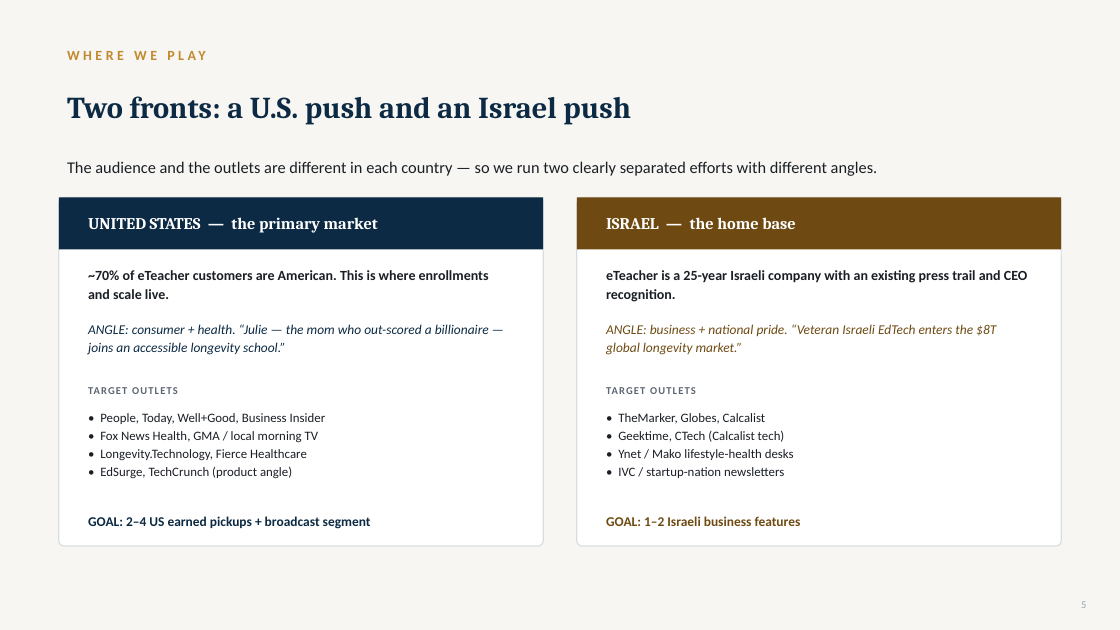
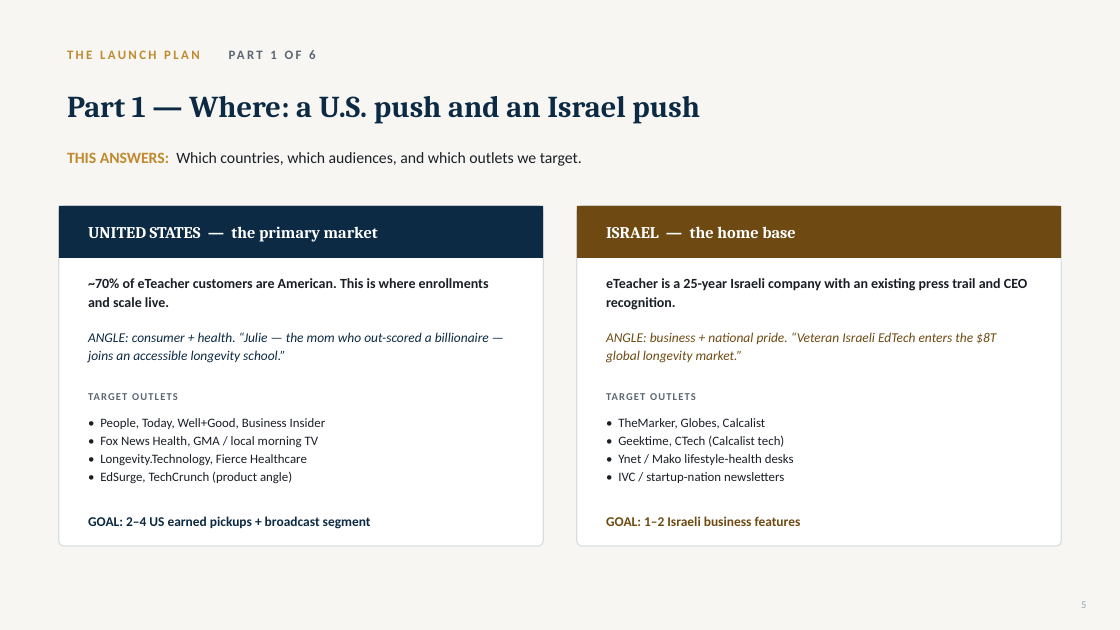
Before and after one commit to gitteromri-ux/eteacher-longevity-pr-campaign, a slide deck: slide 5 of eTeacher_Longevity_PR_Campaign.pptx. Drawn at 1120x630 pixels with LibreOffice and Linux fonts; fonts in the diff are those of the drawing. Boxes give left, top, right and bottom in pixels: in the first picture for what was removed or moved away, otherwise in the second. Text is boxed around its words. In the diff, an @@ line names an element or a change of style, - is before the commit and + after.

Commit message:
Rewrite opening plan into clear 6-part numbered narrative with MAP slide

```diff
--- a/eTeacher_Longevity_PR_Campaign.pptx
+++ b/eTeacher_Longevity_PR_Campaign.pptx
@@ text at (67, 50, 315, 59): text changed; size 12 to 11 pt @@
-WHERE WE PLAY
+THE LAUNCH PLAN PART 1 OF 6
@@ text at (67, 96, 700, 124): text changed @@
-Two fronts: a U.S. push and an Israel push
+Part 1 — Where: a U.S. push and an Israel push
@@ text "THIS ANSWERS: Which countries, which ..." at (67, 152, 582, 166): vertical alignment middle to top @@
@@ text at (67, 152, 582, 166): text changed; size 14 to 13.5 pt @@
-The audience and the outlets are different in each country — so we run two clearly separated efforts with different angles.
+THIS ANSWERS: Which countries, which audiences, and which outlets we target.
@@ rounded rectangle: place and size @@
-rounded rectangle at (59, 197, 544, 546)
+rounded rectangle at (59, 206, 544, 546)
@@ rounded rectangle at (59, 206, 544, 546): proportions changed @@
@@ 6 texts, 2 rectangles: place and size @@
-6 texts, 2 rectangles at (59, 197, 1062, 355)
+6 texts, 2 rectangles at (59, 206, 1062, 363)
@@ rounded rectangle at (577, 206, 1062, 546): proportions changed @@
@@ rounded rectangle: place and size @@
-rounded rectangle at (577, 197, 1062, 546)
+rounded rectangle at (577, 206, 1062, 546)
@@ 4 texts: place and size @@
-4 texts at (80, 381, 1041, 478)
+4 texts at (80, 386, 1041, 483)
```
Also in this commit, not shown: 6 other slides changed, 1 slide added, 1 slide removed.
